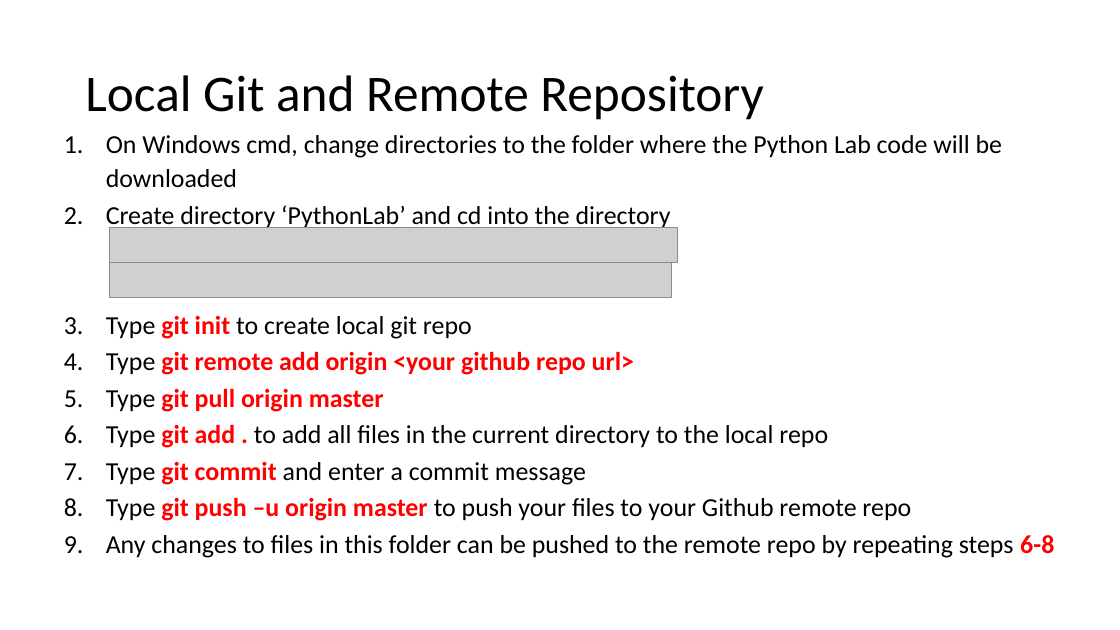
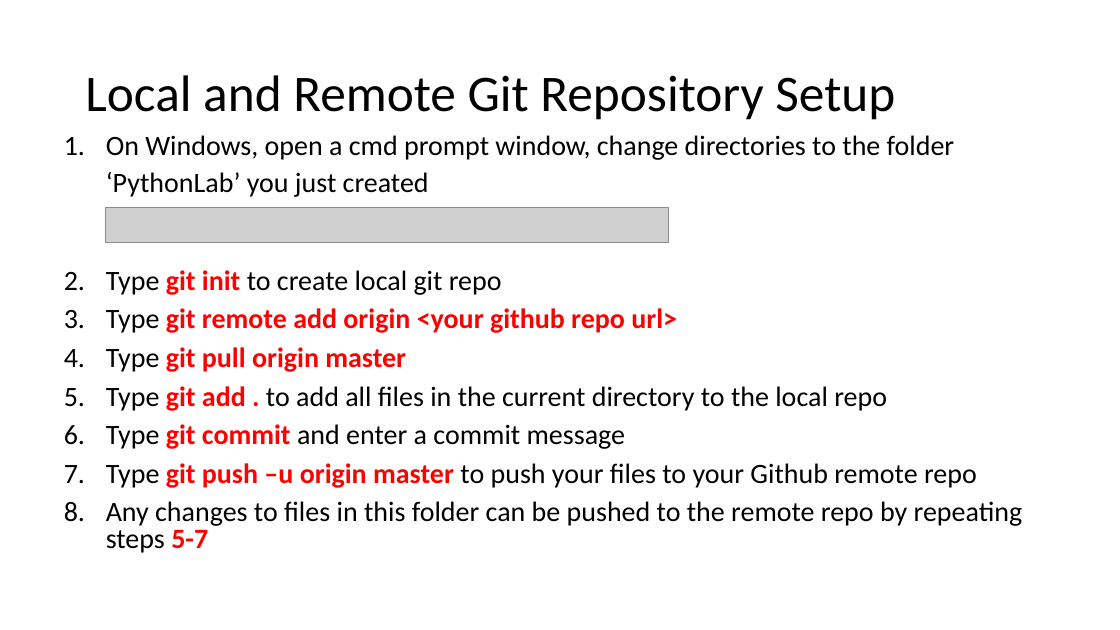
Before and after one commit to ndeshpa/Bootcamp, a slide deck: slide 2 of PythonLabPlots.pptx (slide 1 before the commit). Drawn at 1120x630 pixels with LibreOffice and Linux fonts; fonts in the diff are those of the drawing; grey boxes stand for pictures. Boxes give left, top, right and bottom in pixels: in the first picture for what was removed or moved away, otherwise in the second. Text is boxed around its words. In the diff, an @@ line names an element or a change of style, - is before the commit and + after.

Commit message:
Changes to Lab sample python files

```diff
--- a/PythonLabPlots.pptx
+++ b/PythonLabPlots.pptx
@@ title at (85, 75, 895, 120): text changed @@
-Local Git and Remote Repository
+Local and Remote Git Repository Setup
@@ text at (106, 135, 954, 197): text changed; size 22.2 to 24 pt @@
-1. On Windows cmd, change directories to the folder where the Python Lab code will be downloaded
-2. Create directory ‘PythonLab’ and cd into the directory
+1. On Windows, open a cmd prompt window, change directories to the folder ‘PythonLab’ you just created
@@ picture: place and size @@
-picture at (109, 263, 672, 297)
+picture at (106, 208, 669, 242)
@@ picture removed at (109, 228, 678, 263) @@
@@ text at (106, 270, 977, 488): size 22.2 to 24 pt in "Type git init to create local git ...", "Type git remote add origin <your github ...", "Type git pull origin master", "Type git add . to add all ..." and 2 more places; line spacing 0.8 to 1.1 @@
@@ text at (106, 501, 1023, 553): text changed; size 22.2 to 24 pt @@
-9. Any changes to files in this folder can be pushed to the remote repo by repeating steps 6-8
+8. Any changes to files in this folder can be pushed to the remote repo by repeating steps 5-7
```
Also in this commit, not shown: 3 other slides changed, 4 slides added, 1 slide removed, 4 other files.
